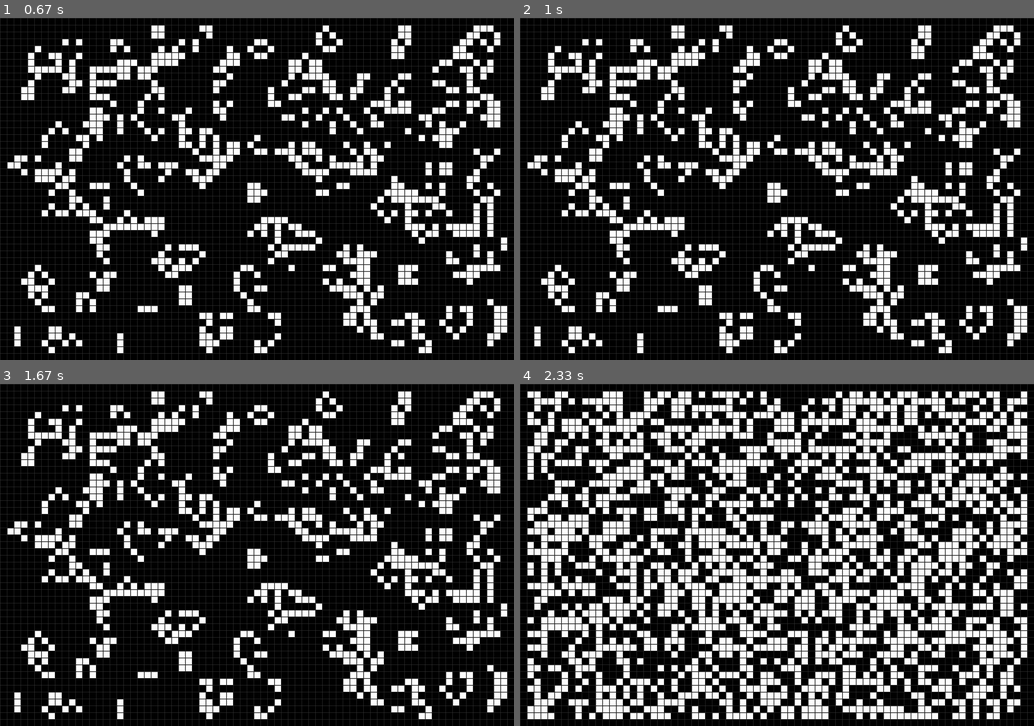
Above: before the commit, frames 1-4 (two rows, left to right).
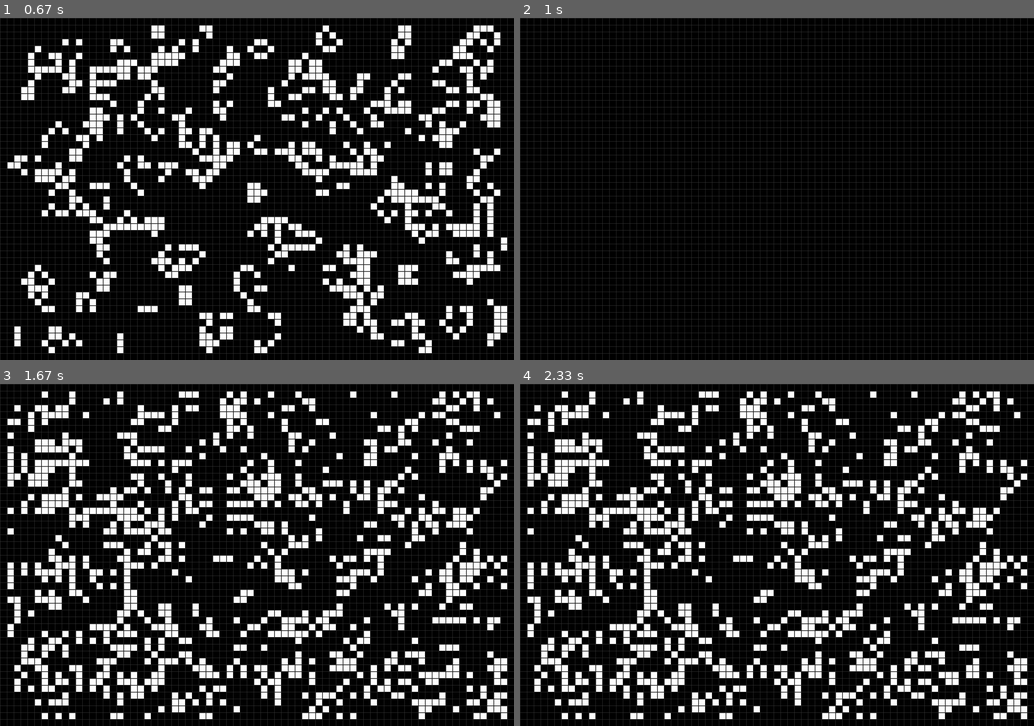
Above: after the commit, the same moments.

Repository: DapperPixelguy/College-Projects
Game: pygame game, started from misc/game-of-life.py
Two runs of this game, one before a commit and one after it. Both use one fixed random seed, a clock stepped at 60 frames per second and the inputs below.
Inputs (mouse positions are in pixels of both pictures, inside the frame that each line leads up to):
- Up to frame 1 (0.67 s): tap K at 0.33 s
- Up to frame 2 (1 s): hold L from 0.67 s (still down)
- Up to frame 3 (1.67 s): release L at 1.13 s; hold R 1.17-1.63 s
- Up to frame 4 (2.33 s): click (967, 674) at 1.98 s

Frame 1 is identical in both runs. In frame 2, 17% of the frame differs, in the area x 1-99%, y 2-98%; in frame 3, 29%; in frame 4, 35%.

Commit message:
Added saving and loading to game of life

Diff:
--- a/misc/game-of-life.py
+++ b/misc/game-of-life.py
@@ -1,5 +1,6 @@
 import pygame
 from random import *
+from copy import deepcopy
 
 resolution = WIDTH, HEIGHT = 1500, 1000
 cell = 20
@@ -11,17 +12,18 @@
 clock = pygame.time.Clock()
 
 next = [[0 for i in range(W)] for j in range(H)]
-current = [[randint(0, 1) for i in range (W)] for j in range(H)]
+current = [[randint(0, 1) for i in range(W)] for j in range(H)]
+saved = [[0 for i in range(W)] for j in range(H)]
 
 active = True
-gameloop = True
+game_loop = True
 
 
 def check_cell(current, x, y):
     c = 0
     for H in range(y-1, y+2):
         for W in range(x-1, x+2):
-           c += current[H][W]
+            c += current[H][W]
 
     if current[y][x]:
         c -= 1
@@ -63,11 +65,10 @@
     for event in pygame.event.get():
         if event.type == pygame.QUIT:
             exit()
-        elif event.type == pygame.MOUSEBUTTONDOWN:  # Check for mouse click
+        elif event.type == pygame.MOUSEBUTTONDOWN:
             mouse_x, mouse_y = pygame.mouse.get_pos()
             grid_x, grid_y = mouse_x // cell, mouse_y // cell
             if 0 <= grid_x < W and 0 <= grid_y < H:
-                # Toggle the cell state (alive <-> dead)
                 current[grid_y][grid_x] = 1 - current[grid_y][grid_x]
                 [pygame.draw.line(window, (55, 55, 55), (x, 0), (x, HEIGHT)) for x in range(0, WIDTH, cell)]
                 [pygame.draw.line(window, (55, 55, 55), (0, y), (WIDTH, y)) for y in range(0, HEIGHT, cell)]
@@ -81,19 +82,35 @@
 
         elif event.type == pygame.KEYDOWN:
             if event.key == pygame.K_k:
-                if gameloop:
-                    gameloop = False
+                if game_loop:
+                    game_loop = False
                 else:
-                    gameloop = True
+                    game_loop = True
             if event.key == pygame.K_c:
                 current = [[0 for i in range(W)] for j in range(H)]
                 update_board()
             if event.key == pygame.K_r:
-                current = [[randint(0,1) for i in range(W)] for j in range(H)]
-            if not gameloop:
+                current = [[randint(0, 1) for i in range(W)] for j in range(H)]
+                update_board()
+            if event.key == pygame.K_s:
+                saved = deepcopy(current)
+                print('saved')
+            if event.key == pygame.K_l:
+                current = deepcopy(saved)
+                [pygame.draw.line(window, (55, 55, 55), (x, 0), (x, HEIGHT)) for x in range(0, WIDTH, cell)]
+                [pygame.draw.line(window, (55, 55, 55), (0, y), (WIDTH, y)) for y in range(0, HEIGHT, cell)]
+
+                for x in range(1, W - 1):
+                    for y in range(1, H - 1):
+                        if current[y][x]:
+                            pygame.draw.rect(window, (255, 255, 255), (x * cell + 2, y * cell + 2, cell - 2, cell - 2))
+
+                pygame.display.flip()
+
+            if not game_loop:
                 if event.key == pygame.K_SPACE:
                     update_board()
 
-    if gameloop:
+    if game_loop:
         update_board()
         clock.tick(FPS)
